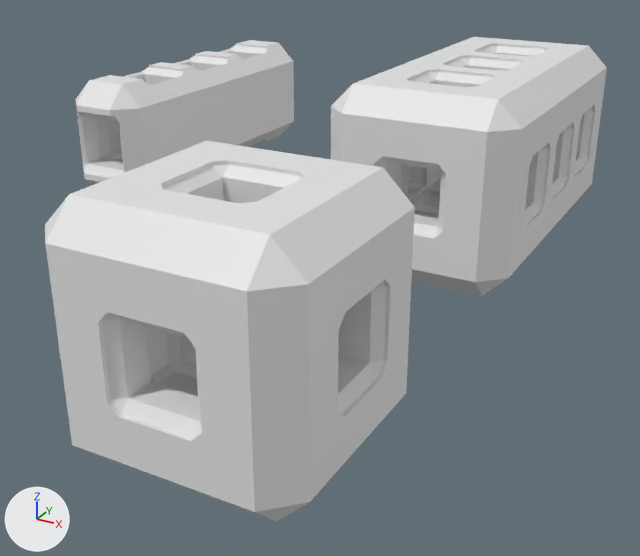
The Blender file blender/utils/build_cubes.blend as it was, and as the next commit left it.
Rendered twice from a 50 mm camera at (32.5, -57.1, 32.8) aimed at (-9.5, 19.2, -5.3). The axes (+X, +Y, +Z) are drawn at lower left. The lights are the same throughout.

Objects in the first picture: 'center_cutout_1x1', 'cube_1x1', 'cube_2x1', 'cube_2x1_s'.
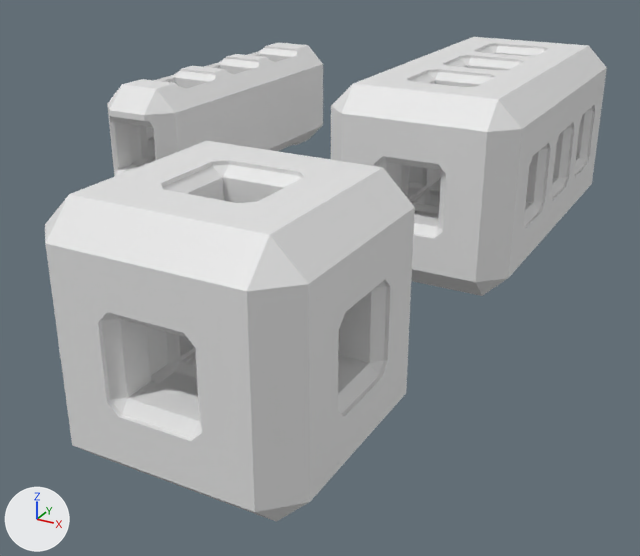
Commit message: fixed 2x1 cube

What differs and where, as boxes (x1, y1, x2, y2) in the pictures (640 x 556 px):
'cube_2x1_s', reshaped, moved: before (76, 40, 294, 185); after (107, 43, 323, 177)
'center_cutout_1x1', hidden: before (179, 335, 196, 365)
part 1 of me_cube_005, added: after (331, 37, 607, 296)

Diff of the bpy script that builds the scene:
```diff
--- a/blender/utils/build_cubes.blend.py
+++ b/blender/utils/build_cubes.blend.py
@@ me_cube_005 @@
 me_cube_005.from_pydata(...)  # 32 vertices, 32 faces; spans x -10.0..10.0, y -20.0..20.0, z -10.0..10.0
 # used by ob_cube_2x1; location = (0.0, 40.0, 5.0)
+# me_cube_005 part 1: a new loose piece, a box spanning x -10.0..10.0, y -20.0..20.0, z -10.0..10.0
@@ me_cube_018 @@
+me_cube_018.from_pydata(...)  # a box spanning x -3.2..3.2, y -3.2..23.2, z -3.2..3.2
@@ ob_center_cutout_1x1 @@
 ob_center_cutout_1x1.location = (0.0, -10.0, 5.0)
+ob_center_cutout_1x1.hide_set(True)
@@ ob_cube_2x1 @@
 ob_cube_2x1.location = (0.0, 40.0, 5.0)
+_m = ob_cube_2x1.modifiers.new('Bevel', 'BEVEL')
+_m.width = 2.5
+_m.width_pct = 2.5
 _m = ob_cube_2x1.modifiers.new('Boolean', 'BOOLEAN')
+_m.object = ob_center_cutout_2x1
+_m = ob_cube_2x1.modifiers.new('Boolean.001', 'BOOLEAN')
 _m.object = ob_clip_holder_negative_applied_trimmed_003
-_m = ob_cube_2x1.modifiers.new('Boolean.001', 'BOOLEAN')
+_m = ob_cube_2x1.modifiers.new('Boolean.002', 'BOOLEAN')
 _m.object = ob_clip_holder_negative_applied_trimmed_004
-_m = ob_cube_2x1.modifiers.new('Boolean.002', 'BOOLEAN')
+_m = ob_cube_2x1.modifiers.new('Boolean.003', 'BOOLEAN')
 _m.object = ob_clip_holder_negative_applied_trimmed_005
@@ ob_cube_2x1_s @@
 ob_cube_2x1_s = bpy.data.objects.new('cube_2x1_s', me_cube_010)
-ob_cube_2x1_s.location = (-40.0, 40.0, 5.0)
+ob_cube_2x1_s.location = (-35.0, 40.0, 5.0)
 _m = ob_cube_2x1_s.modifiers.new('Boolean', 'BOOLEAN')
@@ ob_center_cutout_2x1 @@
+ob_center_cutout_2x1 = bpy.data.objects.new('center_cutout_2x1', me_cube_018)
+ob_center_cutout_2x1.parent = ob_cube_2x1
+ob_center_cutout_2x1.matrix_parent_inverse = Matrix(((1.0, 0.0, 0.0, 0.0), (0.0, 1.0, 0.0, -40.0), (0.0, 0.0, 1.0, -5.0), (0.0, 0.0, 0.0, 1.0)))
+ob_center_cutout_2x1.location = (0.0, 30.0, 5.0)
+ob_center_cutout_2x1.hide_set(True)
```
